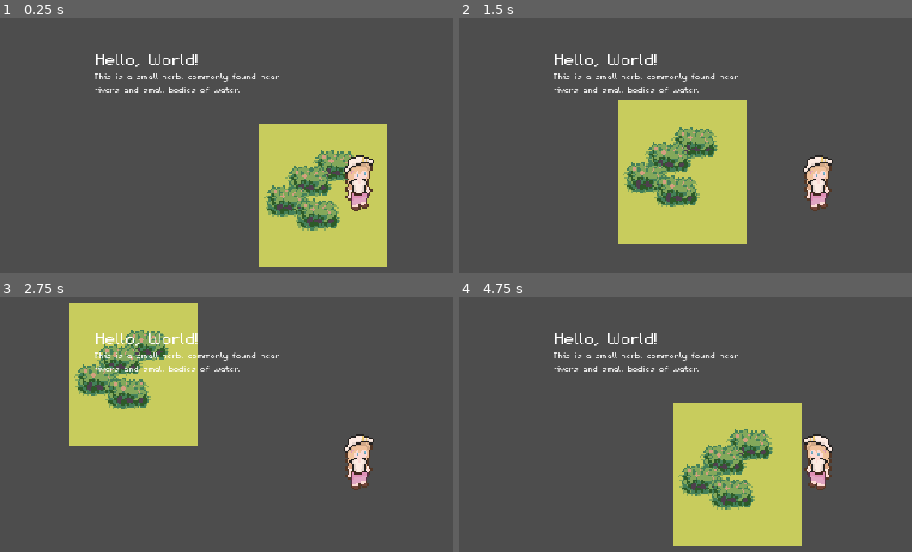
Above: before the commit, frames 1-4 (two rows, left to right).
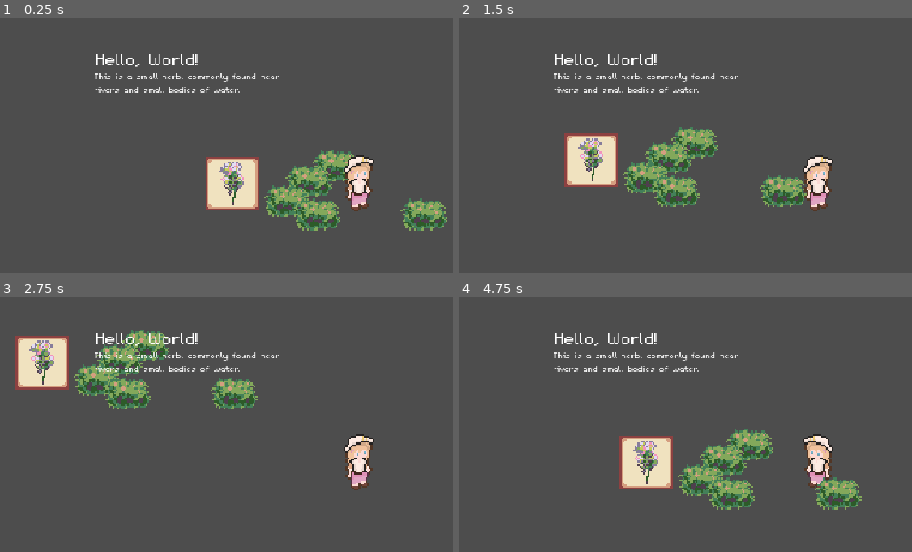
Above: after the commit, the same moments.

Repository: Jelmerrr/Flask-and-Fortune
Game: Godot game, scene res://Scenes/UtilScenes/visual_handler.tscn
Two runs of this game, one before a commit and one after it. Both use one fixed random seed, a clock stepped at 60 frames per second and the inputs below.
Inputs:
- Up to frame 1 (0.25 s): no input
- Up to frame 2 (1.5 s): tap Enter at 0.5 s; hold D (move_right) 0.53-1.28 s; hold S (move_down) from 1.28 s (still down)
- Up to frame 3 (2.75 s): release S (move_down) at 2.03 s; hold D (move_right) from 2.03 s (still down)
- Up to frame 4 (4.75 s): release D (move_right) at 2.78 s; hold W (move_up) 2.78-3.53 s; hold A (move_left) from 3.53 s (still down)

The runs differ from the first frame. In frame 1, 15% of the frame differs, in the area x 45-99%, y 41-98%; in frame 2, 16%, in the area x 23-77%, y 32-89%; in frame 3, 16%; in frame 4, 16%.

Commit message:
Some new art assets

Diff:
--- a/Scenes/Placeholder/test_environment.tscn
+++ b/Scenes/Placeholder/test_environment.tscn
@@ -2,13 +2,8 @@
 
 [ext_resource type="PackedScene" uid="uid://b8faxx5uxnkkb" path="res://Scenes/Placeholder/player_controller.tscn" id="1_3ileo"]
 [ext_resource type="Texture2D" uid="uid://blv3c2sjdg70f" path="res://Assets/Sprites/World Object Sprites/Clutter/Placeholder Bush.png" id="1_gfb6r"]
-
-[sub_resource type="Gradient" id="Gradient_3ileo"]
-offsets = PackedFloat32Array(1)
-colors = PackedColorArray(0.78431374, 0.8, 0.3647059, 1)
-
-[sub_resource type="GradientTexture1D" id="GradientTexture1D_ephj6"]
-gradient = SubResource("Gradient_3ileo")
+[ext_resource type="Texture2D" uid="uid://cmrlaopl4gely" path="res://Assets/Sprites/Item Sprites/ComfreyItemSprite32x32.png" id="3_ephj6"]
+[ext_resource type="Texture2D" uid="uid://c310v47bisfne" path="res://Assets/Sprites/Item Sprites/ItemSpriteFrame32x32.png" id="3_nfcxt"]
 
 [node name="Test Environment" type="Node2D"]
 y_sort_enabled = true
@@ -43,13 +38,22 @@
 texture = ExtResource("1_gfb6r")
 offset = Vector2(0, -10)
 
+[node name="PlaceholderBush5" type="Sprite2D" parent="."]
+y_sort_enabled = true
+position = Vector2(39, 8)
+texture = ExtResource("1_gfb6r")
+offset = Vector2(0, -10)
+
 [node name="PlaceholderBush4" type="Sprite2D" parent="."]
 y_sort_enabled = true
 position = Vector2(-14, -21)
 texture = ExtResource("1_gfb6r")
 offset = Vector2(0, -10)
 
-[node name="Sprite2D" type="Sprite2D" parent="."]
-position = Vector2(-22.5, -52.999996)
-scale = Vector2(0.30078125, 85.99999)
-texture = SubResource("GradientTexture1D_ephj6")
+[node name="ItemSpriteFrame32x32" type="Sprite2D" parent="."]
+position = Vector2(-76, -17)
+texture = ExtResource("3_nfcxt")
+
+[node name="ComfreyItemSprite32x32" type="Sprite2D" parent="."]
+position = Vector2(-76, -17)
+texture = ExtResource("3_ephj6")
Binary file added: Assets/Sprites/Item Sprites/ComfreyItemSprite32x32.png
Not shown, added: Assets/Sprites/Item Sprites/ComfreyItemSprite32x32.png.import
Binary file added: Assets/Sprites/Item Sprites/ItemSpriteFrame32x32.png
Not shown, added: Assets/Sprites/Item Sprites/ItemSpriteFrame32x32.png.import
Binary file added: Assets/Sprites/Item Sprites/LavenderItemSprite32x32.png
Not shown, added: Assets/Sprites/Item Sprites/LavenderItemSprite32x32.png.import
